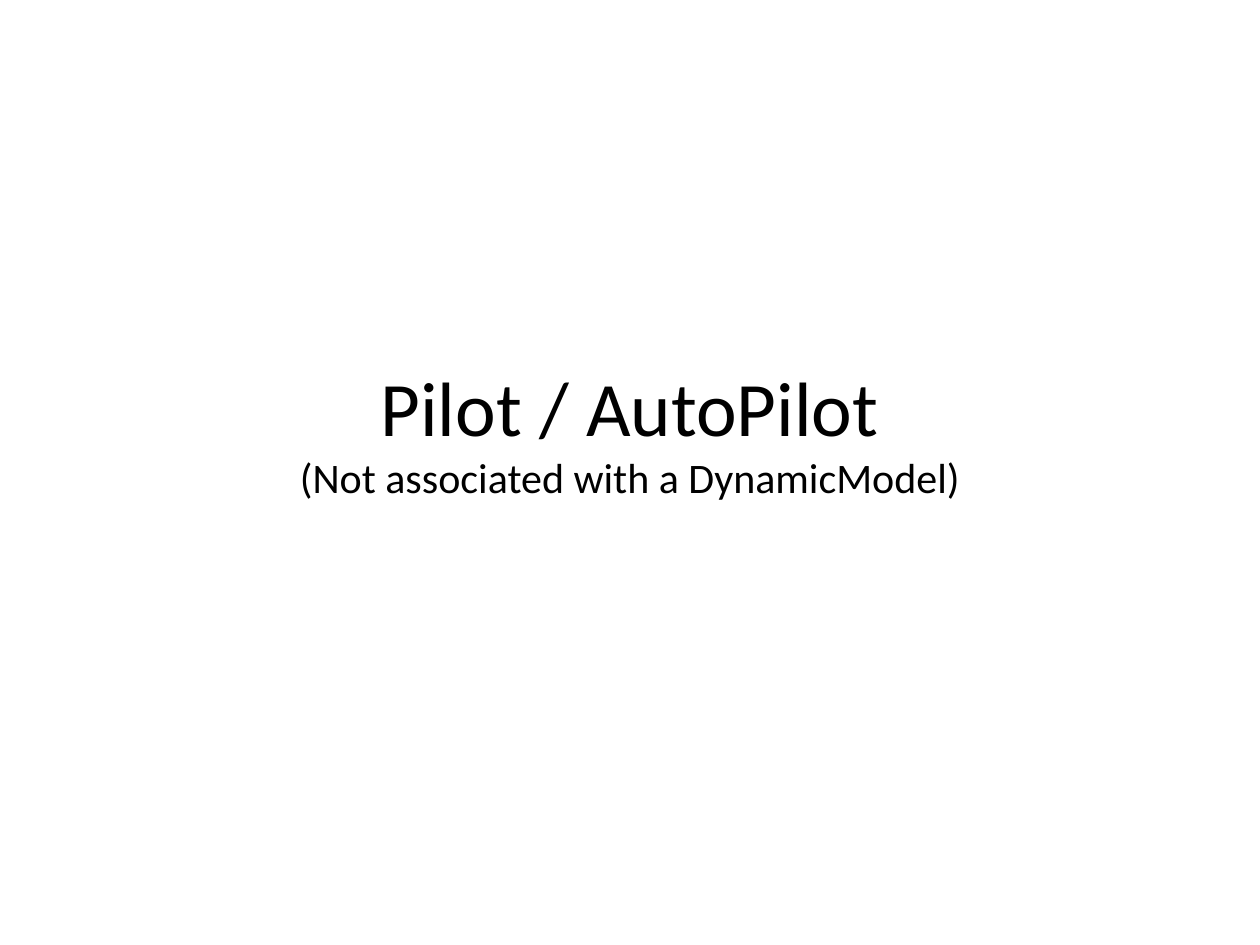
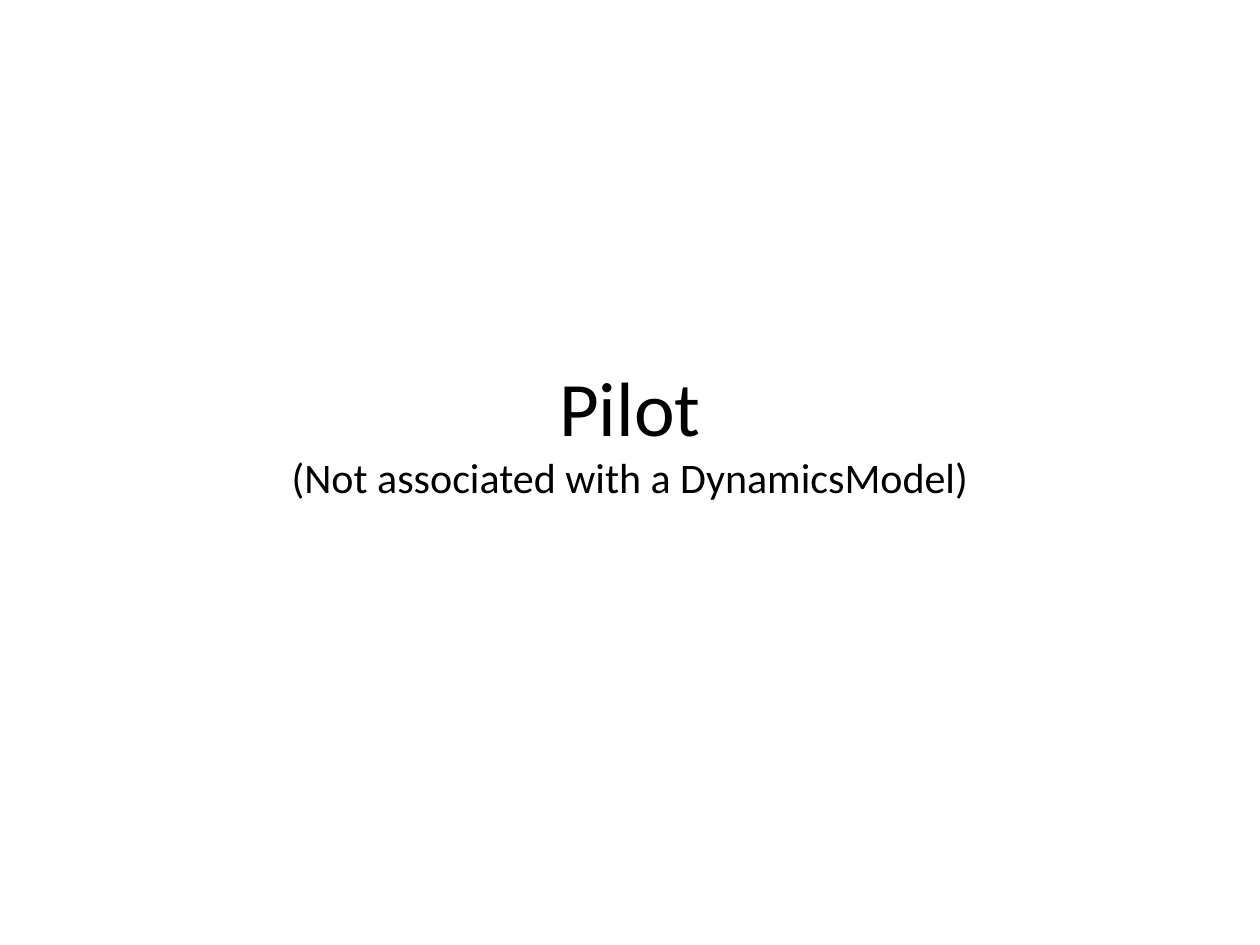
Before and after one commit to doughodson/OpenEaagles, a slide deck: slide 22 of doc/player-agent.pptx (slide 21 before the commit). Drawn at 1260x945 pixels with LibreOffice and Linux fonts; fonts in the diff are those of the drawing. Boxes give left, top, right and bottom in pixels: in the first picture for what was removed or moved away, otherwise in the second. Text is boxed around its words. In the diff, an @@ line names an element or a change of style, - is before the commit and + after.

```diff
--- a/doc/player-agent.pptx
+++ b/doc/player-agent.pptx
@@ text at (292,382,968,500): text changed @@
-Pilot / AutoPilot
-(Not associated with a DynamicModel)
+Pilot
+(Not associated with a DynamicsModel)
```
Also in this commit, not shown: 10 other slides changed, 2 slides added, 1 slide removed.
